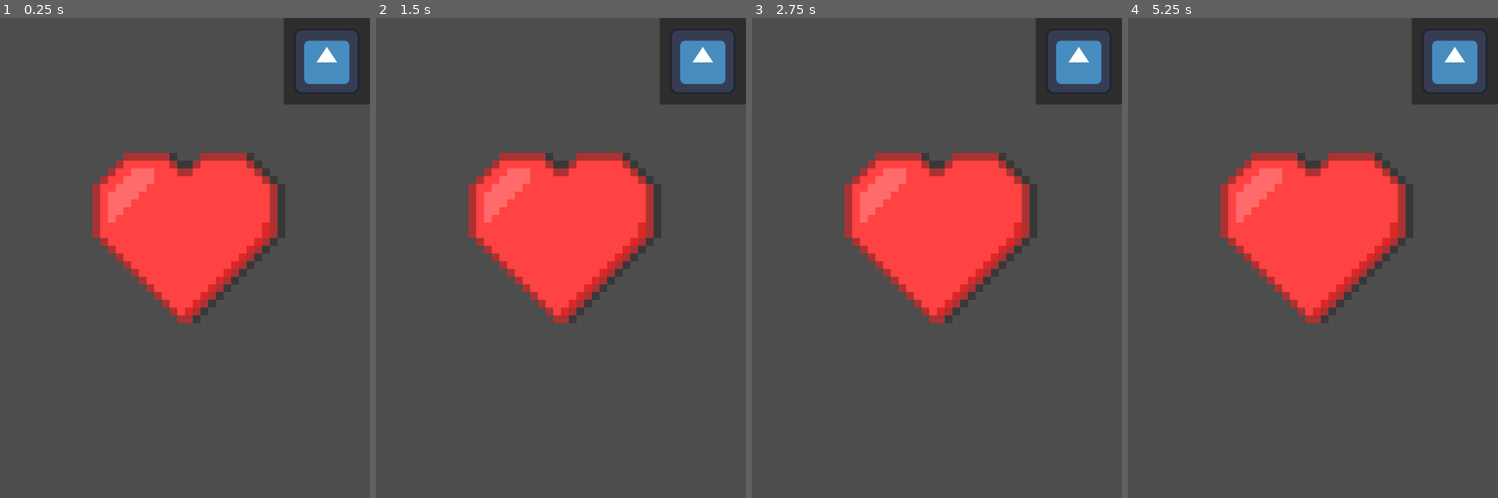
Above: before the commit, frames 1-4 (left to right).
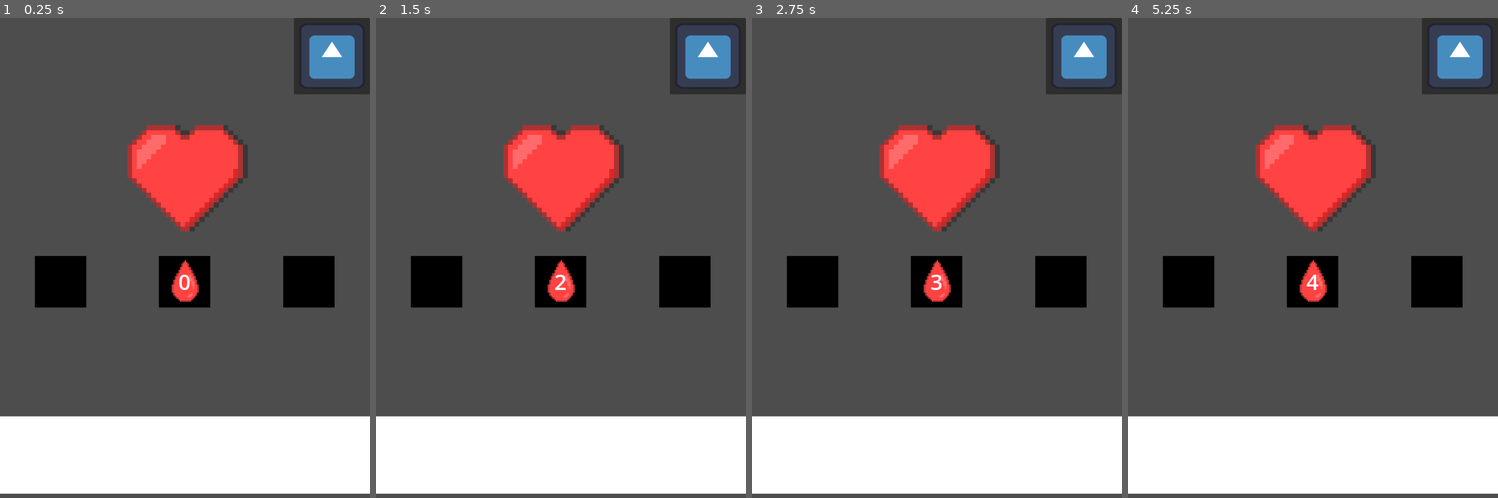
Above: after the commit, the same moments.

Repository: Hollow-Head/Hemo-Plus
Game: Godot game, scene res://scenes/main.tscn
Two runs of this game, one before a commit and one after it. Both use one fixed random seed, a clock stepped at 60 frames per second and the inputs below. The engine's default icon, where the game draws it, is replaced by a stand-in: a white triangle on a blue panel in a dark square.
Inputs (mouse positions are in pixels of both pictures, inside the frame that each line leads up to; where the layout moved, square brackets give the same spot in the first picture):
- Up to frame 1 (0.25 s): no input
- Up to frame 2 (1.5 s): click (561, 171) [561, 229] at 0.5 s; click (561, 171) [561, 229] at 1.25 s
- Up to frame 3 (2.75 s): click (937, 171) [937, 229] at 2 s
- Up to frame 4 (5.25 s): click (1461, 56) [1453, 61] at 2.75 s; tap Enter at 3.5, 5 s; move the mouse to (1394, 267) at 3.52 s; click (1394, 267) at 3.6 s; tap Space at 4.25 s; move the mouse to (1239, 325) at 4.27 s; click (1239, 325) at 4.35 s; move the mouse to (1350, 171) at 5.02 s; click (1350, 171) at 5.1 s

The runs differ from the first frame. In frame 1, 33% of the frame differs, in the area x 0-100%, y 0-100%; in frame 2, 33%; in frame 3, 33%; in frame 4, 33%.

Commit message:
update Main.gd

Diff:
--- a/scenes/Main.gd
+++ b/scenes/Main.gd
@@ -1,9 +1,8 @@
 extends VBoxContainer
 
-@onready var button = $Button
-@onready var bloodText = $BloodText
+@onready var button = $Heart/HeartButton
+@onready var bloodText = $Stats/CenterContainer2/BloodText
 
-func _on_clicked():
+func _on_heart_button_pressed():
 	Variables.blood += 1
 	bloodText.text = str(Variables.blood)
-	pass # Replace with function body.
--- a/scenes/main.tscn
+++ b/scenes/main.tscn
@@ -1,58 +1,114 @@
-[gd_scene load_steps=5 format=3 uid="uid://2a1pfbob5ssy"]
+[gd_scene load_steps=6 format=3 uid="uid://2a1pfbob5ssy"]
 
 [ext_resource type="Script" path="res://scenes/Main.gd" id="1_llyyp"]
 [ext_resource type="Texture2D" uid="uid://cafovsisisged" path="res://icon.svg" id="2_gendj"]
 [ext_resource type="Texture2D" uid="uid://blxquhdgi1yoj" path="res://BloodThirst/heart.png" id="3_oxoyk"]
 [ext_resource type="Texture2D" uid="uid://dkryu74dx1yq7" path="res://BloodThirst/pressedHeart.png" id="4_cnmha"]
+[ext_resource type="Texture2D" uid="uid://ikvbvpy3syio" path="res://BloodThirst/blood.png" id="5_osrbu"]
 
 [node name="Main" type="VBoxContainer"]
-anchors_preset = 8
-anchor_left = 0.5
-anchor_top = 0.5
-anchor_right = 0.5
-anchor_bottom = 0.5
-offset_left = -360.0
-offset_top = -540.0
-offset_right = 360.0
-offset_bottom = 540.0
+anchors_preset = 15
+anchor_right = 1.0
+anchor_bottom = 1.0
 grow_horizontal = 2
 grow_vertical = 2
-size_flags_horizontal = 4
-size_flags_vertical = 4
+size_flags_horizontal = 3
+size_flags_vertical = 6
 script = ExtResource("1_llyyp")
 
 [node name="Config" type="PanelContainer" parent="."]
 layout_direction = 2
 layout_mode = 2
 size_flags_horizontal = 8
-size_flags_vertical = 4
+size_flags_vertical = 0
 
 [node name="MarginContainer" type="MarginContainer" parent="Config"]
 layout_mode = 2
-theme_override_constants/margin_left = 20
-theme_override_constants/margin_top = 20
-theme_override_constants/margin_right = 20
-theme_override_constants/margin_bottom = 20
+theme_override_constants/margin_left = 10
+theme_override_constants/margin_top = 10
+theme_override_constants/margin_right = 10
+theme_override_constants/margin_bottom = 10
 
 [node name="ConfigButton" type="TextureButton" parent="Config/MarginContainer"]
 layout_mode = 2
+size_flags_horizontal = 4
+size_flags_vertical = 4
 texture_normal = ExtResource("2_gendj")
+stretch_mode = 5
 
 [node name="Heart" type="CenterContainer" parent="."]
 layout_mode = 2
 size_flags_horizontal = 4
-size_flags_vertical = 4
+size_flags_vertical = 2
 
 [node name="HeartButton" type="TextureButton" parent="Heart"]
 texture_filter = 1
-custom_minimum_size = Vector2(480, 480)
+custom_minimum_size = Vector2(300, 300)
 layout_mode = 2
+action_mode = 0
 texture_normal = ExtResource("3_oxoyk")
 texture_pressed = ExtResource("4_cnmha")
-stretch_mode = 0
+stretch_mode = 4
 
 [node name="Stats" type="HBoxContainer" parent="."]
+custom_minimum_size = Vector2(0, 100)
 layout_mode = 2
+size_flags_vertical = 2
+
+[node name="CenterContainer" type="CenterContainer" parent="Stats"]
+layout_mode = 2
+size_flags_horizontal = 3
+
+[node name="ColorRect" type="ColorRect" parent="Stats/CenterContainer"]
+custom_minimum_size = Vector2(100, 100)
+layout_mode = 2
+color = Color(0, 0, 0, 1)
+
+[node name="CenterContainer2" type="CenterContainer" parent="Stats"]
+layout_mode = 2
+size_flags_horizontal = 3
+
+[node name="BloodIcon" type="ColorRect" parent="Stats/CenterContainer2"]
+custom_minimum_size = Vector2(100, 100)
+layout_mode = 2
+color = Color(0, 0, 0, 1)
+
+[node name="MarginContainer" type="MarginContainer" parent="Stats/CenterContainer2/BloodIcon"]
+layout_mode = 1
+anchors_preset = 15
+anchor_right = 1.0
+anchor_bottom = 1.0
+grow_horizontal = 2
+grow_vertical = 2
+theme_override_constants/margin_top = 10
+
+[node name="TextureRect" type="TextureRect" parent="Stats/CenterContainer2/BloodIcon/MarginContainer"]
+texture_filter = 1
+custom_minimum_size = Vector2(100, 100)
+layout_mode = 2
+texture = ExtResource("5_osrbu")
+
+[node name="BloodText" type="Label" parent="Stats/CenterContainer2"]
+layout_mode = 2
+theme_override_font_sizes/font_size = 42
+text = "0"
+
+[node name="CenterContainer3" type="CenterContainer" parent="Stats"]
+layout_mode = 2
+size_flags_horizontal = 3
+
+[node name="ColorRect" type="ColorRect" parent="Stats/CenterContainer3"]
+custom_minimum_size = Vector2(100, 100)
+layout_mode = 2
+color = Color(0, 0, 0, 1)
 
 [node name="Store" type="HBoxContainer" parent="."]
+custom_minimum_size = Vector2(0, 150)
 layout_mode = 2
+size_flags_vertical = 2
+
+[node name="ColorRect" type="ColorRect" parent="Store"]
+layout_mode = 2
+size_flags_horizontal = 3
+
+[connection signal="pressed" from="Heart/HeartButton" to="." method="_on_heart_button_pressed"]
